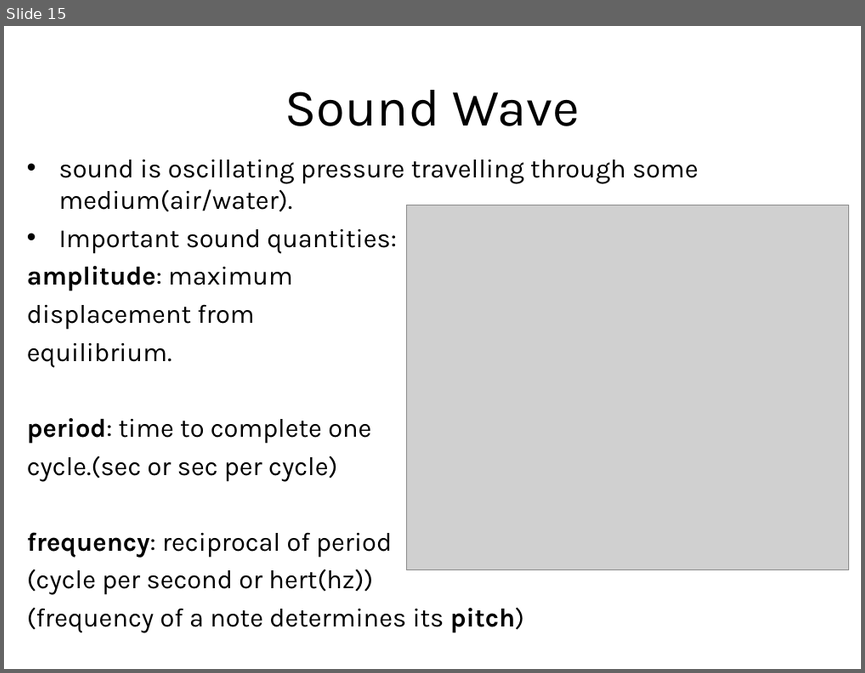
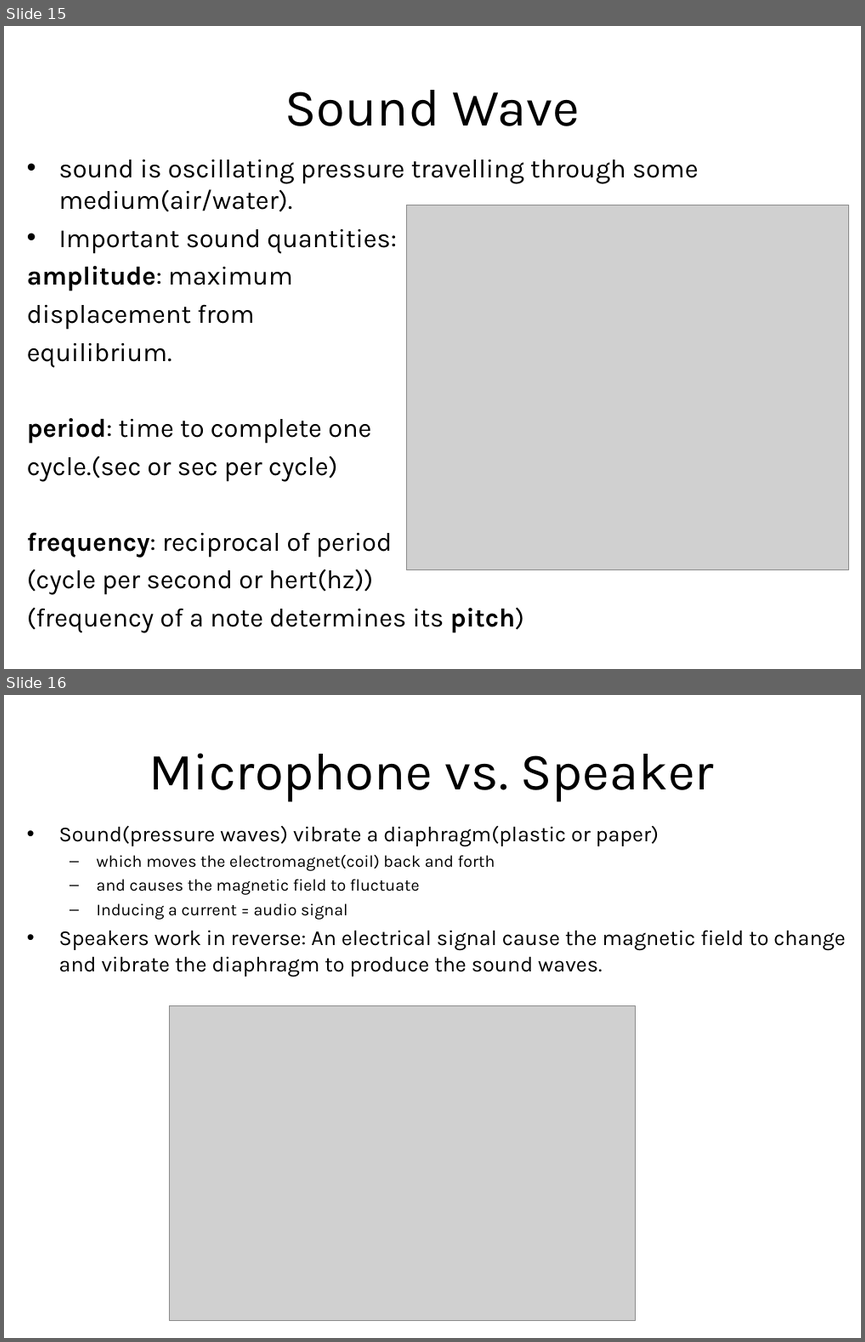
Before and after one commit to LongBaoNguyen/longbaonguyen.github.io, a slide deck: courses/apcsp/lecture16.ppt. Shown one above the other, each under a label of ours: slide 15 before the commit, slides 15 and 16 after it. The pictures are 865x673 and 865x1342 pixels, drawn with LibreOffice and Linux fonts; fonts in the diff are those of the drawing; grey boxes stand for pictures; background and template pictures are left out. Boxes give left, top, right and bottom in pixels: in the first picture for what was removed or moved away, otherwise in the second. Text is boxed around its words. In the diff, an @@ line names an element or a change of style, - is before the commit and + after.

```diff
--- a/courses/apcsp/lecture16.ppt
+++ b/courses/apcsp/lecture16.ppt
@@ slide 16 added at (x1=4, y1=695, x2=861, y2=1338), background picture (left out) @@
@@ title added at (x1=149, y1=753, x2=714, y2=802), 44 pt, text #000000 @@
+Microphone vs. Speaker
@@ text added at (x1=59, y1=826, x2=845, y2=976), 18 pt, text #000000 @@
+• Sound(pressure waves) vibrate a diaphragm(plastic or paper)
+  – which moves the electromagnet(coil) back and forth
+  – and causes the magnetic field to fluctuate
+  – Inducing a current = audio signal
+• Speakers work in reverse: An electrical signal cause the magnetic field to change and vibrate the diaphragm to produce the sound waves.
@@ picture added at (x1=170, y1=1006, x2=636, y2=1320) @@
```
Also in this commit, not shown: 2 slides changed, 5 other files.
